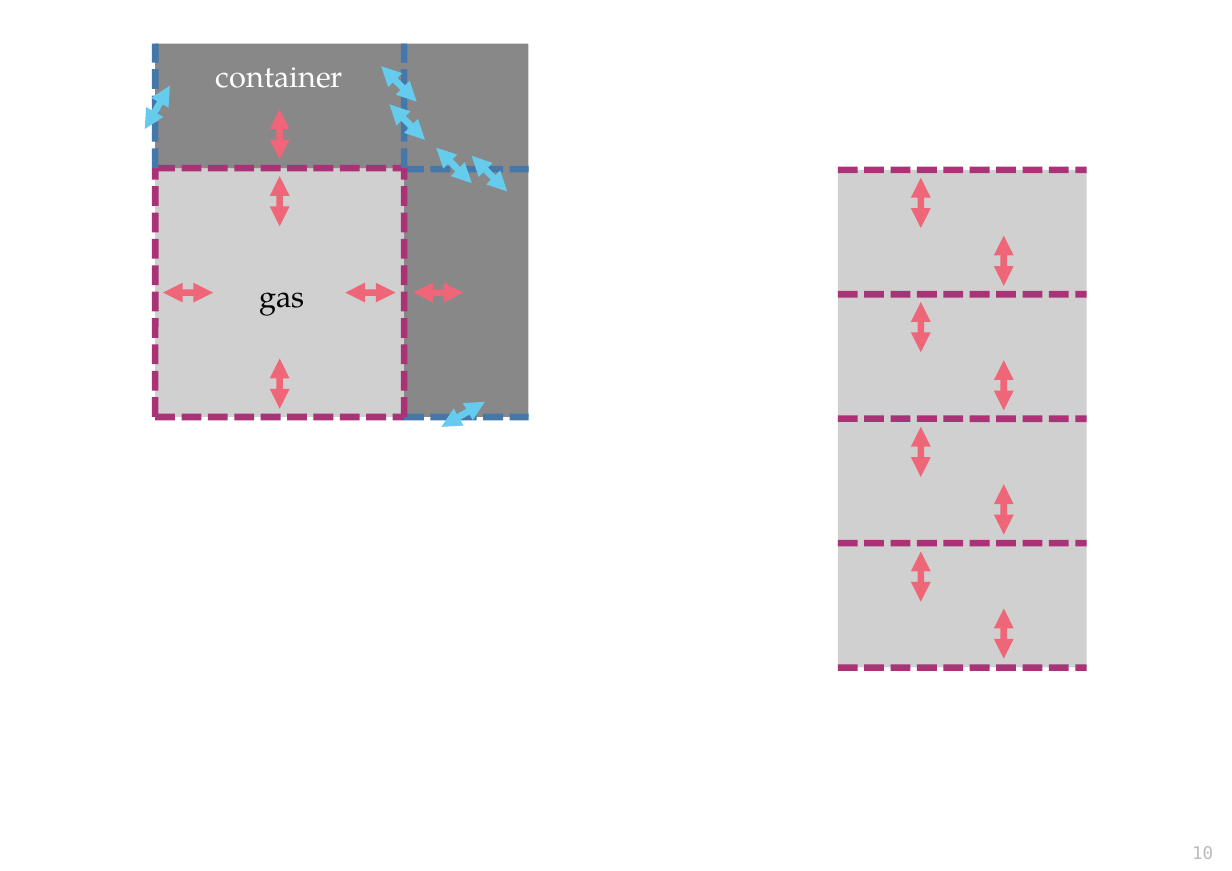
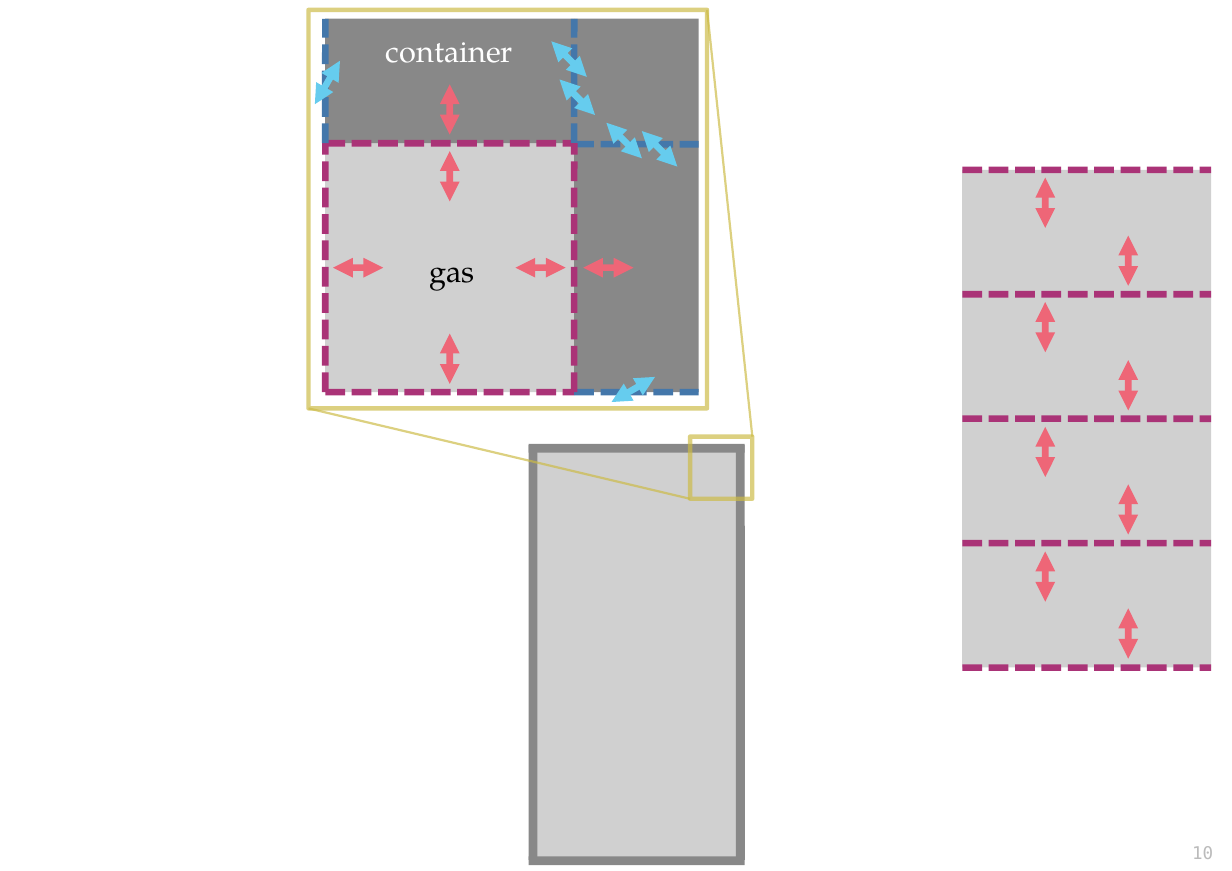
Before and after one commit to pglpm/7wonders, a slide deck: slide 10 of images/drawings.odp. Drawn at 1232x871 pixels with LibreOffice and Linux fonts; fonts in the diff are those of the drawing; grey boxes stand for pictures. Boxes give left, top, right and bottom in pixels: in the first picture for what was removed or moved away, otherwise in the second. Text is boxed around its words. In the diff, an @@ line names an element or a change of style, - is before the commit and + after.

```diff
--- a/images/drawings.odp
+++ b/images/drawings.odp
@@ rectangle added at box(309, 9, 707, 408), outline #CCBB44 3 pt @@
@@ line moved from (405, 169) - (405, 43) to (326, 143) - (326, 19) @@
@@ freeform shape: place and size @@
-freeform shape at box(405, 43, 529, 168)
+freeform shape at box(326, 19, 574, 143)
@@ 2 lines, 1 double arrow: place and size @@
-2 lines, 1 double arrow at box(155, 43, 213, 417)
+2 lines, 1 double arrow at box(574, 19, 633, 392)
@@ freeform shape added at box(574, 19, 699, 143), fill #888888 @@
@@ line added from (752, 436) to (707, 9), #CCBB44 1.5 pt @@
@@ freeform shape removed at box(155, 43, 404, 168) @@
@@ double arrow added from (587, 77) to (551, 41), #66CCEE 4.51 pt @@
@@ double arrow removed from (170, 85) to (144, 130) @@
@@ double arrow moved from (416, 101) - (382, 66) to (340, 61) - (315, 104) @@
@@ 5 double arrows, 4 lines, 2 texts, 1 picture, 1 freeform shape: place and size @@
-5 double arrows, 4 lines, 2 texts, 1 picture, 1 freeform shape at box(155, 67, 529, 427)
+5 double arrows, 4 lines, 2 texts, 1 picture, 1 freeform shape at box(326, 42, 699, 403)
@@ line moved from (405, 417) - (405, 169) to (326, 392) - (326, 143) @@
@@ double arrow moved from (472, 156) - (507, 192) to (642, 158) - (606, 123) @@
@@ double arrow moved from (472, 183) - (436, 148) to (642, 131) - (678, 167) @@
@@ double arrow moved from (1004, 286) - (1004, 236) to (1045, 178) - (1045, 228) @@
@@ double arrow moved from (921, 178) - (921, 228) to (1129, 286) - (1129, 236) @@
@@ double arrow moved from (395, 293) - (346, 293) to (333, 268) - (384, 268) @@
@@ double arrow moved from (413, 293) - (464, 293) to (566, 268) - (515, 268) @@
@@ line added from (309, 409) to (690, 498), #CCBB44 1.5 pt @@
@@ line added from (529, 448) to (745, 448), #888888 6.01 pt @@
@@ picture added at box(533, 446, 741, 861) @@
@@ line added from (533, 445) to (533, 860), #888888 6.01 pt @@
@@ rectangle added at box(690, 436, 752, 498), outline #CCBB44 3 pt @@
@@ line added from (741, 445) to (741, 860), #888888 6.01 pt @@
@@ 6 double arrows, 5 lines, 1 picture: place and size @@
-6 double arrows, 5 lines, 1 picture at box(838, 170, 1087, 668)
+6 double arrows, 5 lines, 1 picture at box(962, 170, 1211, 668)
@@ line added from (529, 861) to (745, 861), #888888 6.01 pt @@
```
Also in this commit, not shown: 7 other slides changed, 4 other files.
